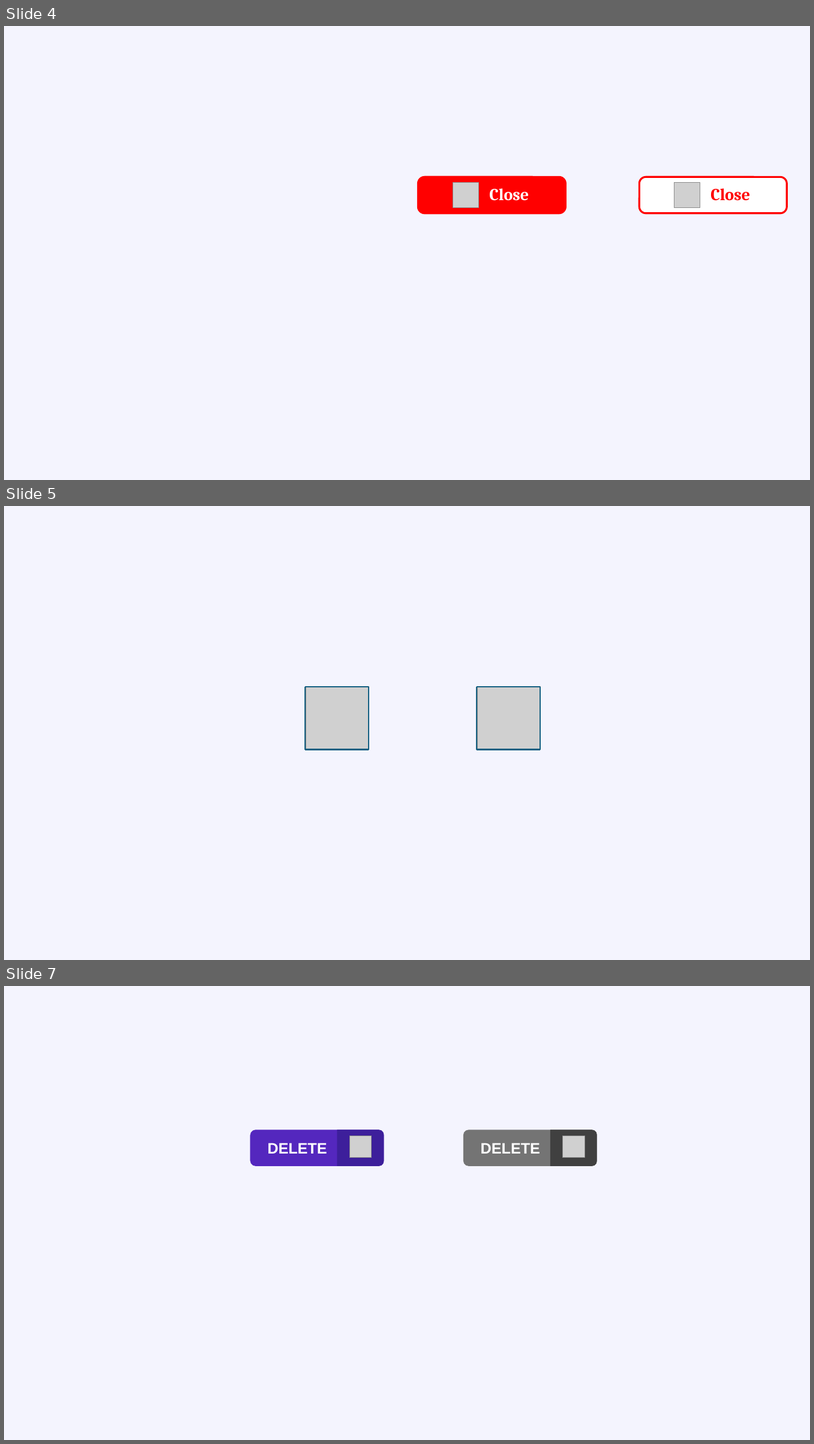
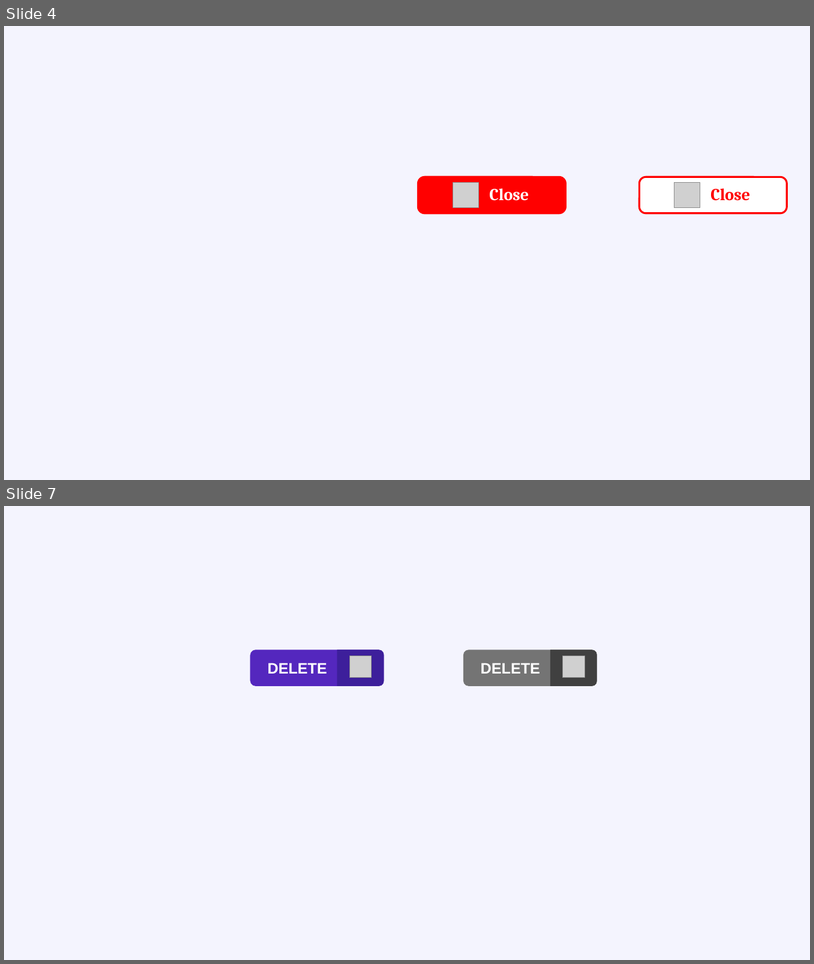
Before and after one commit to llcuong/IPQC, a slide deck: temp/safd.pptm. Shown one above the other, each under a label of ours: slides 4, 5 and 7 before the commit, slides 4 and 7 after it; the slides between them are not shown. The pictures are 814x1444 and 814x964 pixels, drawn with LibreOffice and Linux fonts; fonts in the diff are those of the drawing; grey boxes stand for pictures. Boxes give left, top, right and bottom in pixels: in the first picture for what was removed or moved away, otherwise in the second. Text is boxed around its words. In the diff, an @@ line names an element or a change of style, - is before the commit and + after.

```diff
--- a/temp/safd.pptm
+++ b/temp/safd.pptm
@@ slide 5 removed at (4,506,810,960), background #F4F4FE @@
@@ line removed from (305, 687) to (305, 749) @@
@@ line removed from (305, 687) to (369, 687) @@
@@ picture removed at (306,686,369,749) @@
@@ line removed from (369, 687) to (369, 749) @@
@@ line removed from (477, 687) to (477, 749) @@
@@ line removed from (477, 687) to (540, 687) @@
@@ picture removed at (477,686,540,749) @@
@@ line removed from (540, 687) to (540, 749) @@
@@ line removed from (305, 749) to (369, 749) @@
@@ line removed from (477, 749) to (540, 749) @@
```
Also in this commit, not shown: 5 slides added, 9 other files.
